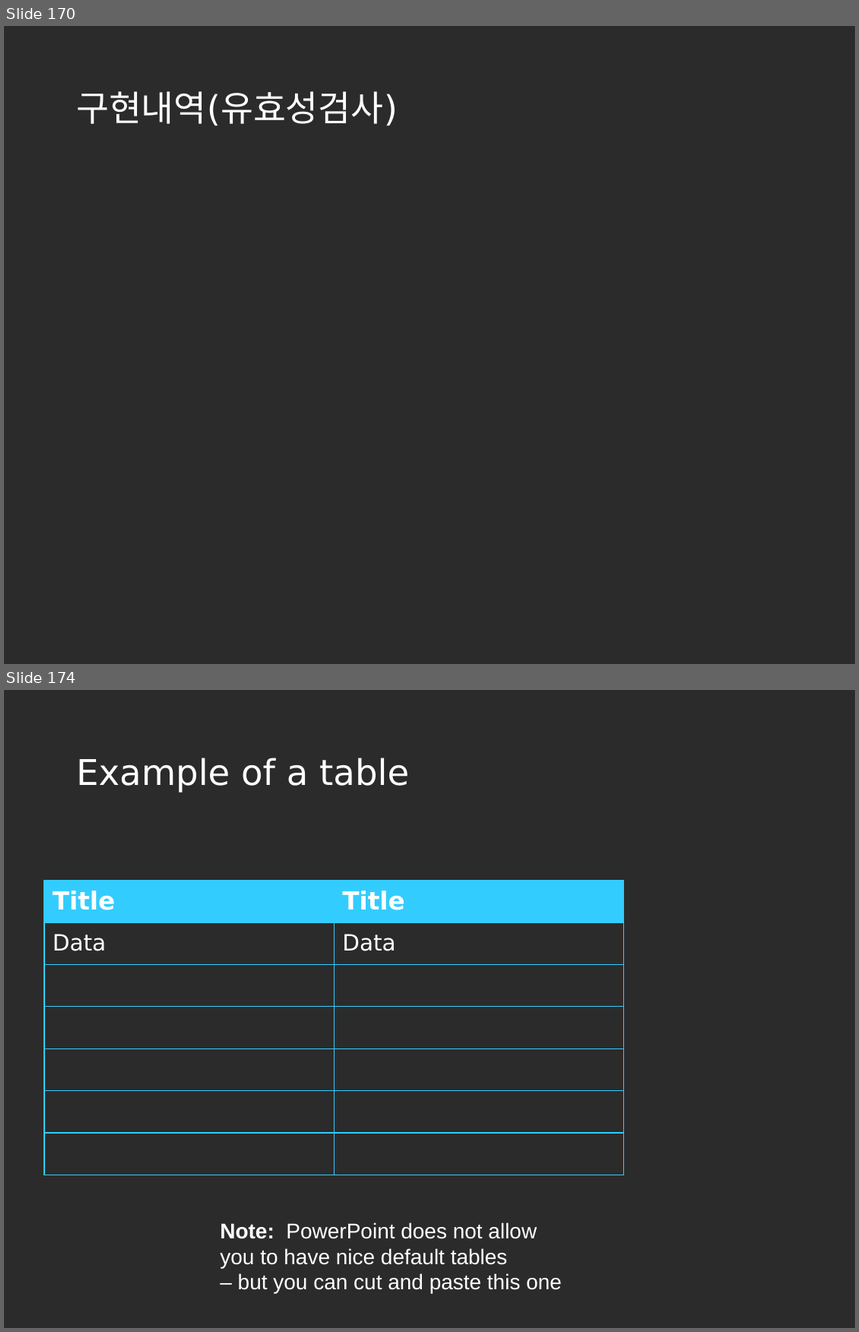
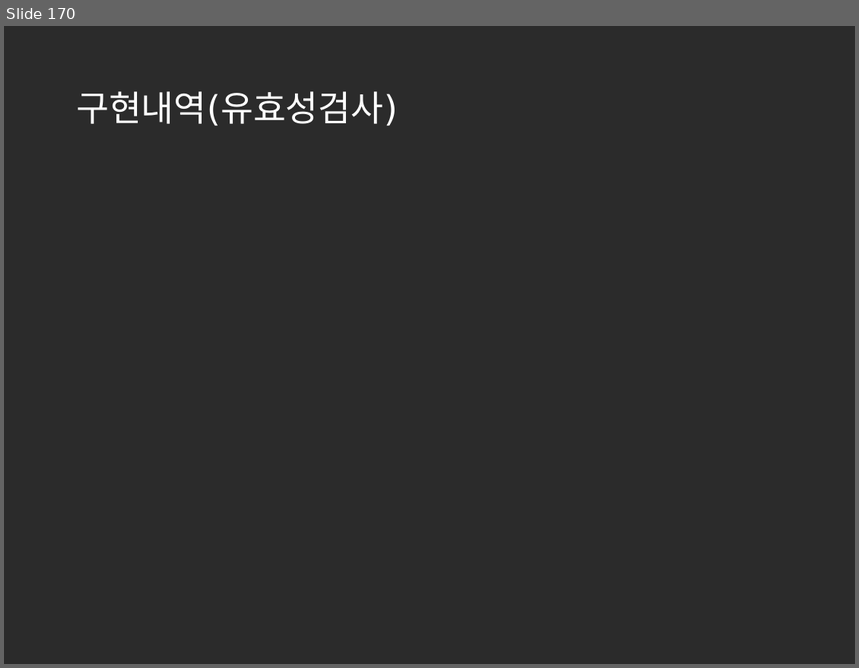
Before and after one commit to korea600/useful, a slide deck: Useful/UML/Presentation/useful_ppt_초안(수정중).pptx. Shown one above the other, each under a label of ours: slides 170 and 174 before the commit, slide 170 after it; the slides between them are not shown. The pictures are 859x1332 and 859x668 pixels, drawn with LibreOffice and Linux fonts; fonts in the diff are those of the drawing; background and template pictures are left out; a plain dark background stands for a picture behind light text. Boxes give left, top, right and bottom in pixels: in the first picture for what was removed or moved away, otherwise in the second. Text is boxed around its words. In the diff, an @@ line names an element or a change of style, - is before the commit and + after.

```diff
--- a/Useful/UML/Presentation/useful_ppt_초안(수정중).pptx
+++ b/Useful/UML/Presentation/useful_ppt_초안(수정중).pptx
@@ slide 174 removed at [4,690,855,1328], background picture (left out) @@
@@ title removed at [76,758,409,793] @@
-Example of a table
@@ table removed at [44,881,624,1176], 7 rows, 2 columns @@
-Title | Title
-Data | Data
- | 
- | 
- | 
- | 
- | 
@@ text removed at [220,1223,562,1293] @@
-Note: PowerPoint does not allow
-you to have nice default tables
-– but you can cut and paste this one
```
Also in this commit, not shown: 6 other slides removed.
